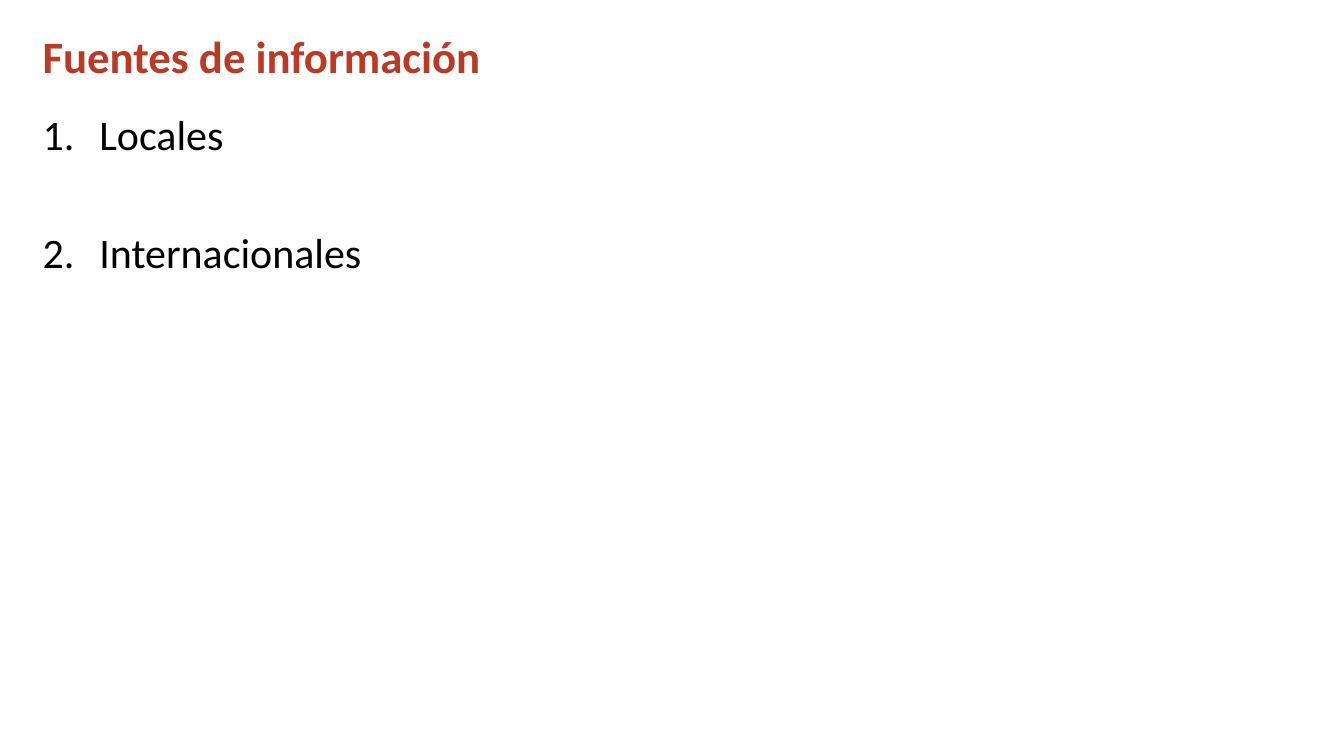
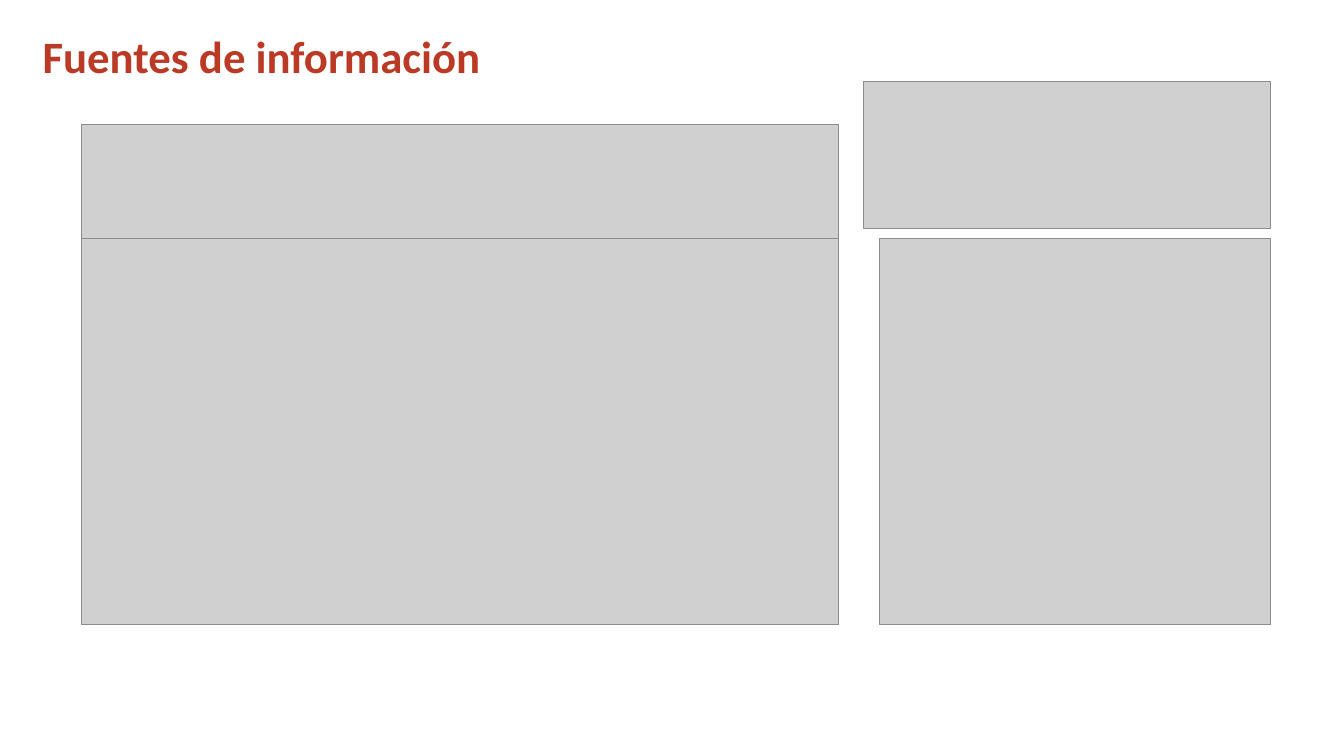
Before and after one commit to j-river1/taller_honduras, a slide deck: slide 2 of DIA_2/Procesamiento_de_datos_faltantes.pptx. Drawn at 1344x756 pixels with LibreOffice and Linux fonts; fonts in the diff are those of the drawing; grey boxes stand for pictures; background and template pictures are left out. Boxes give left, top, right and bottom in pixels: in the first picture for what was removed or moved away, otherwise in the second. Text is boxed around its words. In the diff, an @@ line names an element or a change of style, - is before the commit and + after.

```diff
--- a/DIA_2/Procesamiento_de_datos_faltantes.pptx
+++ b/DIA_2/Procesamiento_de_datos_faltantes.pptx
@@ picture added at (864,82,1271,228) @@
@@ picture added at (82,125,839,238) @@
@@ text removed at (99,121,361,269) @@
-1. Locales
-2. Internacionales
@@ picture added at (82,238,839,624) @@
@@ picture added at (879,238,1271,624) @@
```
Also in this commit, not shown: 12 slides added.
